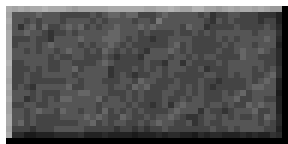
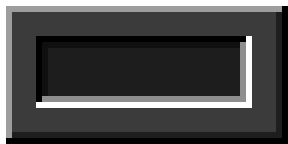
Two versions of the same layered image (288×144). Layer-by-layer changes:
added group "Inner Design" with 3 layers above "Outer Design" over [36,36,252,108]
added layer "Inner Border 1" in group "Inner Design" over [36,36,252,108]
added layer "Inner Border 2" (50%) in group "Inner Design" over [42,42,246,102]
added layer "Inner Background" in group "Inner Design" over [36,36,252,108]
added group "Outer Design" with 3 layers over [6,6,282,138]
renamed "Outer Border" to "Outer Border 1", moved it into group "Outer Design" over [6,6,282,138]
renamed "Inner Border" to "Outer Border 2", moved it into group "Outer Design", painted on it over [6,6,282,138]
renamed "Background" to "Outer Back", moved it into group "Outer Design", painted on it over [6,6,282,138]
